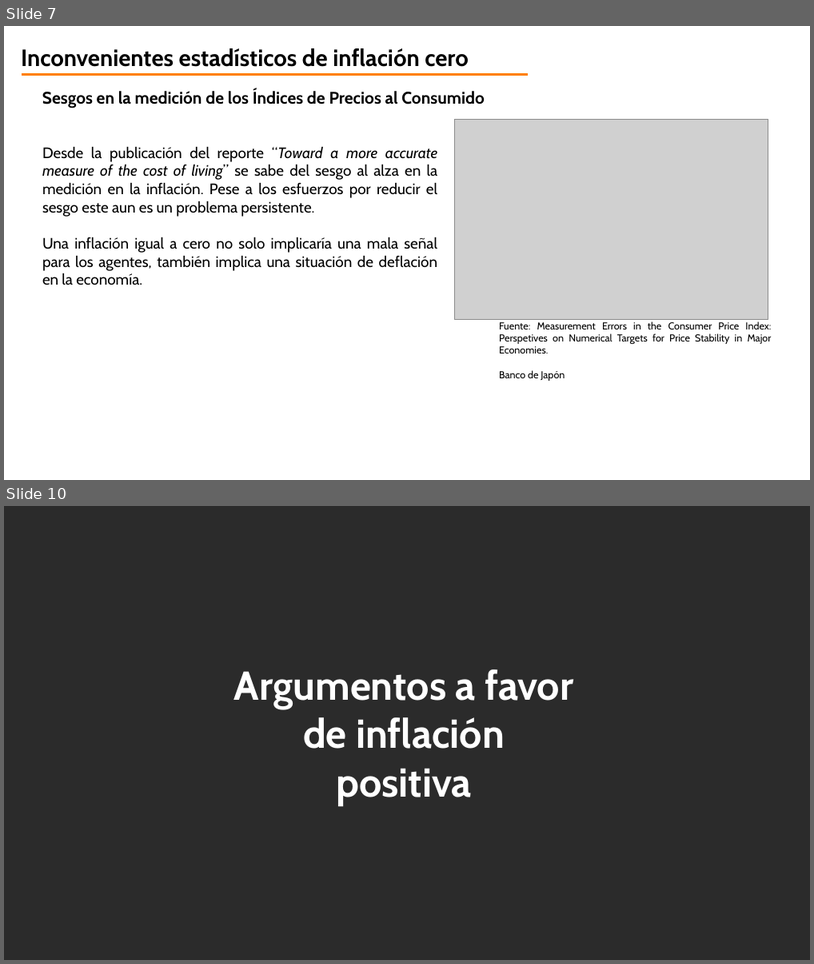
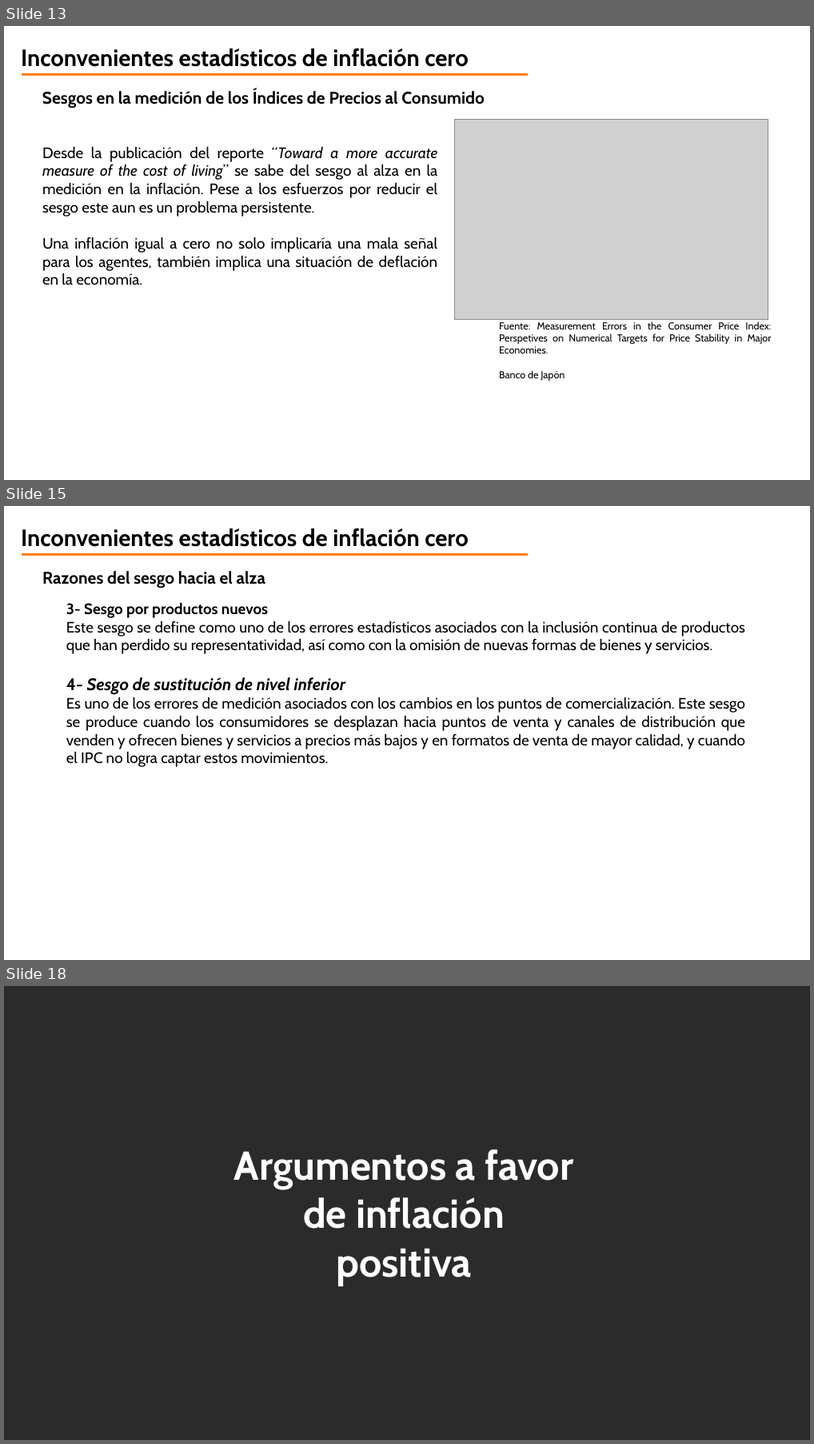
Before and after one commit to jorgeorenos/VAR_estimation, a slide deck: doc/aspectos conceptuales.pptx. Shown one above the other, each under a label of ours: slides 7 and 10 before the commit, slides 13, 15 and 18 after it; the slides between them are not shown. The pictures are 814x964 and 814x1444 pixels, drawn with LibreOffice and Linux fonts; fonts in the diff are those of the drawing; grey boxes stand for pictures; background and template pictures are left out; a plain dark background stands for a picture behind light text. Boxes give left, top, right and bottom in pixels: in the first picture for what was removed or moved away, otherwise in the second. Text is boxed around its words. In the diff, an @@ line names an element or a change of style, - is before the commit and + after.

```diff
--- a/doc/aspectos conceptuales.pptx
+++ b/doc/aspectos conceptuales.pptx
@@ slide 15 added at [4, 506, 810, 960], background picture (left out) @@
@@ text added at [21, 528, 468, 547], 28 pt, text #000000, bold @@
+Inconvenientes estadísticos de inflación cero
@@ line added from (22, 554) to (528, 554), #FF7F00 3 pt @@
@@ text added at [42, 571, 746, 767], 18 pt, text #000000 @@
+Razones del sesgo hacia el alza
+  3- Sesgo por productos nuevos
+  Este sesgo se define como uno de los errores estadísticos asociados con la inclusión continua de productos que han perdido su representatividad, así como con la omisión de nuevas formas de bienes y servicios.
+  4- Sesgo de sustitución de nivel inferior
+  Es uno de los errores de medición asociados con los cambios en los puntos de comercialización. Este sesgo se produce cuando los consumidores se desplazan hacia puntos de venta y canales de distribución que venden y ofrecen bienes y servicios a precios más bajos y en formatos de venta de mayor calidad, y cuando el IPC no logra captar estos movimientos.
@@ what was slide 7 is now slide 13 @@
@@ what was slide 10 is now slide 18 @@
```
Also in this commit, not shown: 3 slides changed, 8 other slides added, 1 slide removed, 8 other files.
